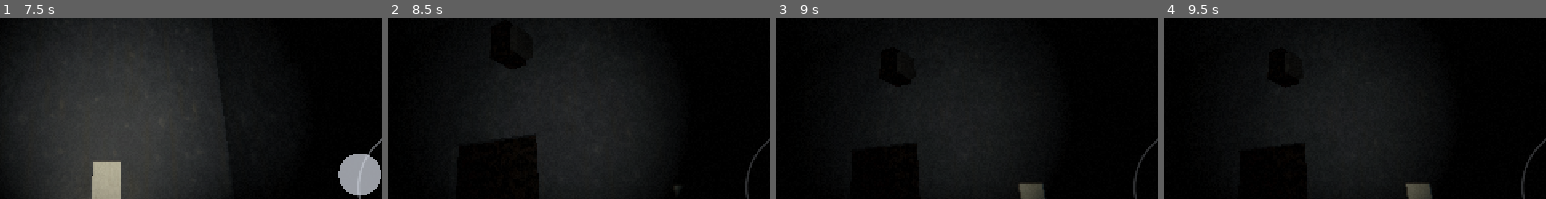
Above: before the commit, frames 1-4 (left to right).
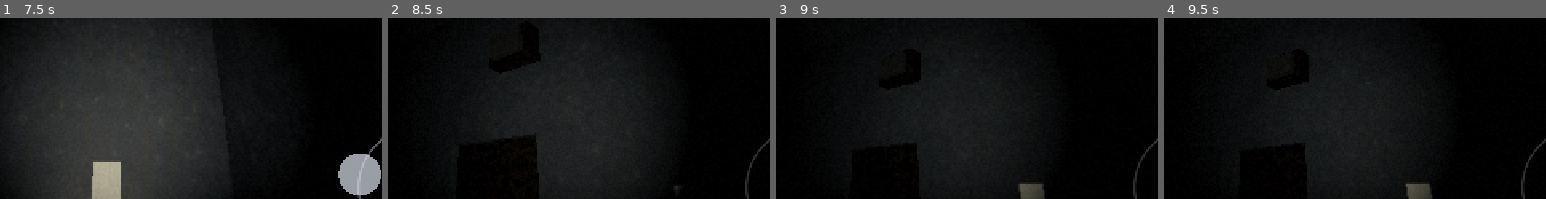
Above: after the commit, the same moments.

Repository: TXPPS/TXPPS-Is-there-a-Way
Game: Godot game, scene res://src/main.tscn
Two runs of this game, one before a commit and one after it. Both use one fixed random seed, a clock stepped at 60 frames per second and the inputs below. Sound files missing from this copy of the repository are replaced by a short silence.
Inputs (mouse positions are % of the whole screen's width and height, from its top left):
- Up to frame 1 (7.5 s): tap Enter at 0.5, 5 s; move the mouse to (44, 69) at 0.52 s; hold W (move_forward) 0.53-1.25 s; click (44, 69) at 0.67 s; drag from (80, 64) to (44, 69) at 1.27 s; move the mouse to (18, 34) at 2.02 s; hold A (move_left) 2.03-2.75 s; drag from (54, 49) to (18, 34) at 2.77 s; tap Space at 3.5, 6.5 s; move the mouse to (33, 23) at 3.52 s; hold S (move_back) 3.53-4.25 s; drag from (72, 44) to (33, 23) at 4.27 s; move the mouse to (28, 54) at 5.02 s; hold W (move_forward) 5.03-5.75 s; click (28, 54) at 5.17 s; drag from (59, 26) to (28, 54) at 5.77 s; move the mouse to (44, 69) at 6.52 s; hold D (move_right) 6.53-7.25 s; drag from (80, 64) to (44, 69) at 7.27 s
- Up to frame 2 (8.5 s): move the mouse to (18, 34) at 8.02 s; hold S (move_back) from 8.03 s (still down)
- Up to frame 3 (9 s): release S (move_back) at 8.75 s; drag from (54, 49) to (18, 34) at 8.77 s
- Up to frame 4 (9.5 s): no input
The pictures show only the part of the screen within x 34-84%, y 29-79%; the shares and areas given below are measured in that part.

Frame 1 is identical in both runs. In frame 2, 0.1% of the frame differs, in the area x 29-41%, y 18-31%; in frame 3, less than 0.1%; in frame 4, less than 0.1%.

Commit message:
Re-hang every lamp in Act 1, and make room in the save for a second act
The bulkhead fitting faces +X and all six of Act 1's lamps were yawed 90 degrees
off it, so the glass -- which is the thing that tells a player across a room
whether a circuit is live -- pointed along the wall instead of into the room.
Visible in docs/shots/02-lamp-close.png before and after: an edge-on slab
becomes a fitting with a lit face. The omni light kept working, which is why
nothing caught it; case_reach only checks things you can interact with, and a
lamp is not one.

ActRunner mounts exactly one act at a time. Two in the tree is not a memory
problem so much as a correctness one: PowerhouseLogic finds its lamps through a
global group, and a second act's lamps in that group would answer to the wrong
panel. It adopts whatever act the scene already has rather than replacing it
with an identical copy, and load_act is synchronous because add_child runs the
new act's _ready before it returns -- so a save can be applied over the new act
in the same frame.

Which act is mounted goes in the save's header, not the saveable group: a save
from Act 2 restored while Act 1 is mounted would have every one of its node keys
silently ignored, because the nodes those keys name do not exist yet. The act
has to be switched before node states are applied. That is the schema change the
versioning was built for -- SaveGame v2, with the 1 -> 2 step added in the same
commit as the bump, as its own comment has demanded since it was written.

The migration test now carries a real v1 fixture in the shape the deployed build
writes, not just an unversioned one. Anyone who has played the live build has a
v1 save, so that path is not hypothetical.

296 headless checks.

Diff:
--- /dev/null
+++ b/assets/documents/d07_stocking_manifest.tres
@@ -0,0 +1,36 @@
+[gd_resource type="Resource" script_class="Document" load_steps=2 format=3]
+
+[ext_resource type="Script" path="res://src/core/document.gd" id="1_doc"]
+
+[resource]
+script = ExtResource("1_doc")
+id = &"d07_stocking_manifest"
+title = "Community Fallout Shelter — stocking manifest"
+byline = "Office of Civil Defense form C-3, stamped 19 NOV 1962"
+hand = 0
+body = "FACILITY
+Ridgewater Lock & Dam, powerhouse sub-level
+Licensed capacity   140 persons
+Design occupancy    14 days
+
+STOCKED THIS DATE
+
+Water drums, 17.5 gal          40
+Survival biscuit, carton       98
+Carbohydrate supplement, tin   36
+Medical kit C                   2
+Sanitation kit                 14
+Radiological kit, CD V-777      1
+
+REMARKS
+
+Shelter has own well and standby generator.
+Ventilation manual, hand-cranked, sufficient
+at licensed capacity.
+
+Marked and stocked in accordance with the
+National Fallout Shelter Survey. Signs posted
+at both approaches this date.
+
+Inspected           R. LINDQVIST
+Position            County Civil Defense Director"
--- /dev/null
+++ b/assets/documents/d08_ration_card.tres
@@ -0,0 +1,33 @@
+[gd_resource type="Resource" script_class="Document" load_steps=2 format=3]
+
+[ext_resource type="Script" path="res://src/core/document.gd" id="1_doc"]
+
+[resource]
+script = ExtResource("1_doc")
+id = &"d08_ration_card"
+title = "Ration rotation"
+byline = "index card, pencil, taped inside the store room door"
+hand = 1
+body = "14 DAY CYCLE — ONE
+
+DAY 1   BISCUIT 3   SUPP 1   WATER 2 QT
+DAY 2   BISCUIT 3   SUPP 1   WATER 2 QT
+DAY 3   BISCUIT 3   SUPP —   WATER 2 QT
+DAY 4   BISCUIT 3   SUPP 1   WATER 2 QT
+DAY 5   BISCUIT 2   SUPP 1   WATER 2 QT
+DAY 6   BISCUIT 3   SUPP 1   WATER 2 QT
+DAY 7   BISCUIT 3   SUPP —   WATER 2 QT
+
+DAY 8   BISCUIT 3   SUPP 1   WATER 2 QT
+DAY 9   BISCUIT 3   SUPP 1   WATER 2 QT
+DAY 10  BISCUIT 3   SUPP —   WATER 2 QT
+DAY 11  BISCUIT 3   SUPP 1   WATER 2 QT
+DAY 12  BISCUIT 2   SUPP 1   WATER 2 QT
+DAY 13  BISCUIT 3   SUPP 1   WATER 2 QT
+DAY 14  BISCUIT 3   SUPP —   WATER 2 QT
+
+ROTATE FRONT TO BACK. OLDEST FORWARD.
+CARTONS 1962 STOCK STILL GOOD, TESTED.
+
+CYCLE BEGAN   02 MAR 98
+NEXT ROTATION 16 MAR 98"
--- /dev/null
+++ b/assets/documents/d09_generator_card.tres
@@ -0,0 +1,36 @@
+[gd_resource type="Resource" script_class="Document" load_steps=2 format=3]
+
+[ext_resource type="Script" path="res://src/core/document.gd" id="1_doc"]
+
+[resource]
+script = ExtResource("1_doc")
+id = &"d09_generator_card"
+title = "Standby set — monthly service"
+byline = "card in a wire frame on the engine room wall, pencil throughout"
+hand = 1
+body = "SET NO. 1   30 KW   ONAN   S/N 4471-J
+
+DATE      HRS   REMARKS
+04 JAN 94  0.5  RUN NO LOAD. OIL OK.
+                DAY TANK ISOL
+07 FEB 94  0.5  RUN NO LOAD. DAY TANK ISOL
+04 MAR 94  0.5  RUN NO LOAD. BATT 12.9
+                DAY TANK ISOL
+05 APR 94  0.5  RUN NO LOAD. DAY TANK ISOL
+02 MAY 94  0.5  RUN NO LOAD. DAY TANK ISOL
+06 JUN 94  0.5  RUN NO LOAD. AIR CLNR.
+                DAY TANK ISOL
+
+Forty-seven entries. The same hand, the same
+half hour, the same two words at the end of
+every one of them.
+
+03 NOV 97  0.5  RUN NO LOAD. DAY TANK ISOL
+01 DEC 97  0.5  RUN NO LOAD. BATT 12.8
+                DAY TANK ISOL
+05 JAN 98  0.5  RUN NO LOAD. DAY TANK ISOL
+02 FEB 98  0.5  RUN NO LOAD. DAY TANK ISOL
+02 MAR 98  0.5  RUN NO LOAD. FUEL 340 GAL
+                DAY TANK ISOL
+
+NEXT DUE 05 APR 98"
--- /dev/null
+++ b/assets/documents/d10_postcard.tres
@@ -0,0 +1,26 @@
+[gd_resource type="Resource" script_class="Document" load_steps=2 format=3]
+
+[ext_resource type="Script" path="res://src/core/document.gd" id="1_doc"]
+
+[resource]
+script = ExtResource("1_doc")
+id = &"d10_postcard"
+title = "Postcard, Bettendorf"
+byline = "postmarked 11 AUG 1996 — never answered"
+hand = 1
+body = "Emil —
+
+Marge and I are settled. There is a diner on
+the corner that opens at five, which suits me
+fine as you can imagine.
+
+Nobody at the district office seems to know
+where you went. I said you would have left a
+number with somebody. They said no.
+
+Come up any weekend. The spare room is made
+up and it stays made up.
+
+                                   G. Pfeiffer
+
+11 AUG 96"
--- /dev/null
+++ b/assets/documents/d11_occupancy_notice.tres
@@ -0,0 +1,36 @@
+[gd_resource type="Resource" script_class="Document" load_steps=2 format=3]
+
+[ext_resource type="Script" path="res://src/core/document.gd" id="1_doc"]
+
+[resource]
+script = ExtResource("1_doc")
+id = &"d11_occupancy_notice"
+title = "Notice of suspended civil-defense use"
+byline = "typed, taped over the licensed-capacity sign at the shelter door"
+hand = 0
+body = "NOTICE
+
+Effective 01 SEP 1964 the fallout shelter
+capacity posted at this entrance is suspended
+and shall not be relied upon.
+
+This facility is assigned to Office of Civil
+Defense Task Order 4-A, Shelter Habitability
+Research Program, for the period of the task
+order and any extension thereof.
+
+Occupancy during a research run is limited to
+persons named on the current run schedule.
+
+The posted capacity of 140 persons does not
+apply and the shelter is not to be entered by
+the public under any circumstance.
+
+Queries to the Field Station office.
+
+                              M. KETCH
+                              Principal Investigator
+                              Ridgewater Field Station
+
+Please leave the original sign in place beneath
+this notice."
--- /dev/null
+++ b/assets/documents/d12_work_unit_cover.tres
@@ -0,0 +1,40 @@
+[gd_resource type="Resource" script_class="Document" load_steps=2 format=3]
+
+[ext_resource type="Script" path="res://src/core/document.gd" id="1_doc"]
+
+[resource]
+script = ExtResource("1_doc")
+id = &"d12_work_unit_cover"
+title = "Work Unit 1615-C — cover sheet"
+byline = "DCPA form, carbon copy, FY1972"
+hand = 0
+body = "DEFENSE CIVIL PREPAREDNESS AGENCY
+RESEARCH AND ENGINEERING
+
+WORK UNIT      1615-C
+TITLE          Extended Occupancy: Sensory and
+               Temporal Factors
+PREDECESSOR    OCD Task Order 4-A, FY1964-71
+PERIOD         FY1972 through FY1977
+PERFORMING     Ridgewater Field Station
+ADMINISTERING  Dept. of Psychology, under
+               separate agreement
+PRINCIPAL      M. Ketch, Ph.D.
+
+OBJECTIVE
+
+Determine the minimum imposed environmental
+signal sufficient to maintain group temporal
+synchrony in shelter occupancy exceeding
+seven days.
+
+REPORTING
+
+Quarterly. Runs numbered consecutively from
+Task Order 4-A. Run 8 concluded FY1975.
+
+PROPERTY
+
+Instrumentation installed under 4-A remains in
+place. No provision is made in this work unit
+for its removal at termination."
--- /dev/null
+++ b/assets/documents/operating_card.tres
@@ -0,0 +1,38 @@
+[gd_resource type="Resource" script_class="Document" load_steps=2 format=3]
+
+[ext_resource type="Script" path="res://src/core/document.gd" id="1_doc"]
+
+[resource]
+script = ExtResource("1_doc")
+id = &"d09a_operating_card"
+title = "Standby set — operating instructions"
+byline = "printed card, taped inside the transfer switch cabinet door"
+hand = 3
+body = "ONAN 30 KW STANDBY SET
+MANUAL TRANSFER — OPERATING SEQUENCE
+
+TO EXERCISE THE SET (MONTHLY, NO LOAD)
+
+1  OPEN DAY TANK ISOLATING VALVE
+2  SELECTOR TO TEST
+3  PRESS START. ENGINE RUNS UNLOADED.
+4  RUN 30 MINUTES MINIMUM
+5  PRESS STOP. SELECTOR TO NORMAL.
+6  CLOSE DAY TANK ISOLATING VALVE
+
+TO CARRY LOAD ON LOSS OF STATION SERVICE
+
+1  OPEN DAY TANK ISOLATING VALVE
+2  PRESS START. ALLOW TO COME UP TO SPEED.
+3  SELECTOR TO EMERGENCY
+4  CLOSE SET MAIN
+
+CAUTION
+
+THE SET WILL NOT CARRY THE STATION. SHED LOAD
+AT THE DISTRIBUTION PANEL BEFORE CLOSING THE
+SET MAIN. SEE NAMEPLATE RATINGS.
+
+IN TEST THE ENGINE RUNS BUT IS NOT CONNECTED.
+
+FORM 928-B"
--- /dev/null
+++ b/assets/documents/shelter_panel_schedule.tres
@@ -0,0 +1,33 @@
+[gd_resource type="Resource" script_class="Document" load_steps=2 format=3]
+
+[ext_resource type="Script" path="res://src/core/document.gd" id="1_doc"]
+
+[resource]
+script = ExtResource("1_doc")
+id = &"d09b_shelter_schedule"
+title = "Panel schedule, DP-2 (shelter)"
+byline = "typed card behind glass in the panel door, amended in pencil"
+hand = 0
+body = "PANEL DP-2   208Y/120V 3PH 4W   100A
+
+CKT  LOAD                        KW
+ 1   SUMP PUMP 7.5 HP           6.9
+ 3   ANNEX LIGHTING             4.4
+ 5   SHELTER LIGHTING           2.6
+ 7   MESS & GALLEY              5.2
+ 9   VENT FAN 3 HP              2.8
+11   CHAMBER LUMINAIRES 12      2.5
+13   RECORDER BAY               3.1
+15   WELL PUMP 2 HP             1.9
+17   UNIT HEATER                9.0
+
+                    CONNECTED    38.4
+
+NORMAL SOURCE   STATION SERVICE
+STANDBY SOURCE  SET NO. 1, 30 KW
+
+MOTOR LOADS DRAW SEVERAL TIMES NAMEPLATE
+WHILE COMING UP TO SPEED.
+
+SUMP IS FLOAT OPERATED AND WILL START ON
+ITS OWN. — in pencil"
--- a/src/core/save_game.gd
+++ b/src/core/save_game.gd
@@ -15,7 +15,7 @@
 ## is the only real answer to that.
 
 ## Bump this and add a step to MIGRATIONS in the same commit. Never one alone.
-const VERSION := 1
+const VERSION := 2
 
 const CODE_PREFIX := "ITAW"
 const CODE_PARTS := 4
@@ -25,7 +25,7 @@
 ## field at all", which is what a hand-written or hand-edited code looks like
 ## and is reachable through import. Add the new number here and its arm to
 ## `_step()` in the same commit that bumps VERSION.
-const MIGRATABLE_FROM: Array[int] = [0]
+const MIGRATABLE_FROM: Array[int] = [0, 1]
 
 
 static func fresh() -> Dictionary:
@@ -35,6 +35,7 @@
 		"build": BuildInfo.describe(),
 		"play_seconds": 0.0,
 		"checkpoint": "start",
+		"act": 0,
 		"nodes": {},
 	}
 
@@ -71,6 +72,8 @@
 	match version:
 		0:
 			return _from_0(data)
+		1:
+			return _from_1(data)
 	return data
 
 
@@ -85,6 +88,16 @@
 		out["play_seconds"] = 0.0
 	if not (out.get("nodes") is Dictionary):
 		out["nodes"] = {}
+	return out
+
+
+## v1 -> v2. Acts arrived, and which one is mounted has to be known before any
+## node state is applied -- so it sits in the header rather than in `nodes`.
+## Every v1 save was made in the only act that existed.
+static func _from_1(data: Dictionary) -> Dictionary:
+	var out := data.duplicate(true)
+	out["version"] = 2
+	out["act"] = 0
 	return out
 
 
--- a/src/core/save_service.gd
+++ b/src/core/save_service.gd
@@ -35,6 +35,11 @@
 var _play_seconds := 0.0
 var _checkpoint := "start"
 var _suspend_callback: JavaScriptObject
+
+## The act mounted when the save was written. Found rather than exported so a
+## test scene without one still saves -- everything here degrades to "one act"
+## when there is no runner, which is what the game was until there were two.
+@onready var _runner: ActRunner = get_tree().get_first_node_in_group(&"act_runner")
 
 
 func _ready() -> void:
@@ -77,6 +82,8 @@
 	data["saved_at"] = Time.get_datetime_string_from_system(true)
 	data["play_seconds"] = _play_seconds
 	data["checkpoint"] = _checkpoint
+	if _runner != null:
+		data["act"] = _runner.current()
 	var nodes: Dictionary = data["nodes"]
 	for node in get_tree().get_nodes_in_group(GROUP):
 		var key := _key_of(node)
@@ -96,6 +103,12 @@
 	if migrated.is_empty():
 		_fail("That save is from a build this one does not understand.")
 		return false
+	# Before anything else: a save from another act names nodes this act does
+	# not have. Switching first means the loop below is looking at the world the
+	# save was written in.
+	if _runner != null:
+		_runner.load_act(int(migrated.get("act", 0)))
+
 	var nodes: Dictionary = migrated.get("nodes", {})
 	for node in get_tree().get_nodes_in_group(GROUP):
 		var key := _key_of(node)
--- a/src/world/act1/powerhouse.tscn
+++ b/src/world/act1/powerhouse.tscn
@@ -232,32 +232,32 @@
 [node name="Lamps" type="Node3D" parent="."]
 
 [node name="HallWest" parent="Lamps" instance=ExtResource("8_lamp")]
-transform = Transform3D(0.0, 0.0, 1.0, 0.0, 1.0, 0.0, -1.0, 0.0, 0.0, -7.88, 3.3, -2.5)
+transform = Transform3D(1, 0, 0, 0, 1, 0, 0, 0, 1, -7.88, 3.3, -2.5)
 circuit = &"LT-1"
 lit = false
 
 [node name="HallEast" parent="Lamps" instance=ExtResource("8_lamp")]
-transform = Transform3D(0.0, 0.0, -1.0, 0.0, 1.0, 0.0, 1.0, 0.0, 0.0, 7.88, 3.3, 2.5)
+transform = Transform3D(-1, 0, 0, 0, 1, 0, 0, 0, -1, 7.88, 3.3, 2.5)
 circuit = &"LT-1"
 lit = false
 
 [node name="Switchgear" parent="Lamps" instance=ExtResource("8_lamp")]
-transform = Transform3D(0.0, 0.0, 1.0, 0.0, 1.0, 0.0, -1.0, 0.0, 0.0, -14.28, 2.3, -2.0)
+transform = Transform3D(1, 0, 0, 0, 1, 0, 0, 0, 1, -14.28, 2.3, -2.0)
 circuit = &"LT-2"
 lit = false
 
 [node name="Office" parent="Lamps" instance=ExtResource("8_lamp")]
-transform = Transform3D(0.0, 0.0, 1.0, 0.0, 1.0, 0.0, -1.0, 0.0, 0.0, -13.28, 2.1, 3.0)
+transform = Transform3D(1, 0, 0, 0, 1, 0, 0, 0, 1, -13.28, 2.1, 3.0)
 circuit = &"LT-2"
 lit = false
 
 [node name="ShaftTop" parent="Lamps" instance=ExtResource("8_lamp")]
-transform = Transform3D(0.0, 0.0, 1.0, 0.0, 1.0, 0.0, -1.0, 0.0, 0.0, 8.52, 3.2, 0.0)
+transform = Transform3D(1, 0, 0, 0, 1, 0, 0, 0, 1, 8.52, 3.2, 0.0)
 circuit = &"LT-6"
 lit = false
 
 [node name="GalleryFar" parent="Lamps" instance=ExtResource("8_lamp")]
-transform = Transform3D(0.0, 0.0, 1.0, 0.0, 1.0, 0.0, -1.0, 0.0, 0.0, 8.52, -2.0, 26.0)
+transform = Transform3D(1, 0, 0, 0, 1, 0, 0, 0, 1, 8.52, -2.0, 26.0)
 circuit = &"LT-4"
 lit = false
 
--- /dev/null
+++ b/src/world/act_runner.gd
@@ -0,0 +1,88 @@
+class_name ActRunner
+extends Node
+
+## Which act is mounted, and the only thing that swaps one for another.
+##
+## Acts are big: a few hundred nodes, their own lights, their own logic. Two of
+## them in the tree at once is not a memory problem so much as a correctness
+## one -- `PowerhouseLogic` finds its lamps through a group, and a second act's
+## lamps in that group would answer to the wrong panel. So exactly one act is
+## mounted, and this is what mounts it.
+##
+## The current act is part of the save, but *not* through the `saveable` group:
+## a save from Act 2 restored while Act 1 is mounted would have every one of its
+## keys ignored, because the nodes those keys name do not exist yet. The act has
+## to be switched before the node states are applied, so it lives in the save's
+## own header alongside the checkpoint. See `SaveGame` v2.
+
+signal act_changed(root: Node)
+
+@export var acts: Array[PackedScene] = []
+
+## Where the act is added. Its own parent by default, so the act sits beside the
+## player and the HUD rather than under a wrapper node that would show up in
+## every node path in the game.
+@export var mount: NodePath = NodePath("..")
+
+var _index := 0
+var _root: Node
+
+
+func _ready() -> void:
+	# The first act is already in the scene, placed by hand, so that opening the
+	# editor shows a level rather than an empty root. Adopt it rather than
+	# replacing it with an identical copy.
+	_root = _mounted_act()
+
+
+func current() -> int:
+	return _index
+
+
+func root() -> Node:
+	return _root
+
+
+## Which act a scene file belongs to, or -1 for one that is not in the list.
+func index_of(scene: PackedScene) -> int:
+	return acts.find(scene)
+
+
+## Swaps the mounted act. Synchronous on purpose: `add_child` runs the new act's
+## `_ready` before it returns, so by the time this comes back the new act's
+## nodes are in the tree and in their groups, and a save can be applied over
+## them in the same frame.
+func load_act(index: int) -> Node:
+	if index < 0 or index >= acts.size():
+		push_error("No act %d; there are %d." % [index, acts.size()])
+		return _root
+	if index == _index and _root != null:
+		return _root
+
+	var host := get_node_or_null(mount)
+	if host == null:
+		push_error("ActRunner has nowhere to mount an act.")
+		return _root
+
+	if _root != null:
+		# Freed rather than queued: the next act is added in this same call, and
+		# two acts in the tree at once is the thing this class exists to stop.
+		host.remove_child(_root)
+		_root.free()
+
+	_index = index
+	_root = acts[index].instantiate()
+	host.add_child(_root)
+	act_changed.emit(_root)
+	return _root
+
+
+## Whatever act is already mounted, adopted at startup.
+func _mounted_act() -> Node:
+	var host := get_node_or_null(mount)
+	if host == null:
+		return null
+	for child in host.get_children():
+		if child.is_in_group(&"act"):
+			return child
+	return null
--- a/tests/case_save.gd
+++ b/tests/case_save.gd
@@ -87,11 +87,31 @@
 	await tree.physics_frame
 	expect.near(player.global_position.x, 6.0, 0.01, "carrying its state with it")
 
+	# A real v1 save, in the shape the deployed build actually wrote: a header
+	# with no `act` field, because there was only one act when it was written.
+	# This is not a hypothetical -- anyone who has played the live build has one.
+	var v1 := {
+		"version": 1,
+		"saved_at": "2026-08-27T22:10:00",
+		"build": "v0.1.0 3dfb78a",
+		"play_seconds": 402.5,
+		"checkpoint": "gallery",
+		"nodes": {"player": {"at": [9.9, -3.8, 22.0], "aim": [1.5, 0.0]}},
+	}
+	var brought_forward := SaveGame.migrate(v1)
+	expect.eq(brought_forward.get("version"), SaveGame.VERSION, "a v1 save migrates forward")
+	expect.eq(brought_forward.get("act"), 0, "and lands in the act it was written in")
+	expect.eq(brought_forward.get("checkpoint"), "gallery", "keeping the checkpoint it had")
+	expect.near(float(brought_forward.get("play_seconds")), 402.5, 0.01, "and the time played")
+	expect.ok(saves.apply(v1), "and it applies")
+	await tree.physics_frame
+	expect.near(player.global_position.z, 22.0, 0.01, "putting the player back where they were")
+
 	var future := {"version": SaveGame.VERSION + 99, "nodes": {"player": {"at": [0.0, 0.0, 0.0]}}}
 	expect.ok(SaveGame.migrate(future).is_empty(), "a save from a newer build is refused")
 	expect.ok(not saves.apply(future), "and does not reach the world")
 	await tree.physics_frame
-	expect.near(player.global_position.x, 6.0, 0.01, "which is left where it was")
+	expect.near(player.global_position.z, 22.0, 0.01, "which is left where it was")
 
 
 func _degrades(tree: SceneTree, saves: SaveService, expect: RefCounted) -> void:
Binary file changed: docs/shots/00-first-frame.png
Binary file changed: docs/shots/01-hall-west.png
Binary file changed: docs/shots/02-lamp-close.png
Binary file changed: docs/shots/03-across-the-dark.png
Binary file changed: docs/shots/04-generator-set.png
Binary file changed: docs/shots/05-switchgear-door.png
Binary file changed: docs/shots/06-office-desk.png
Binary file changed: docs/shots/07-stair-head.png
Binary file changed: docs/shots/08-gallery.png
Binary file changed: docs/shots/09-page-typed.png
Binary file changed: docs/shots/10-page-pencil.png
Binary file changed: docs/shots/11-lit-hall.png
(and 4 more such lines)
